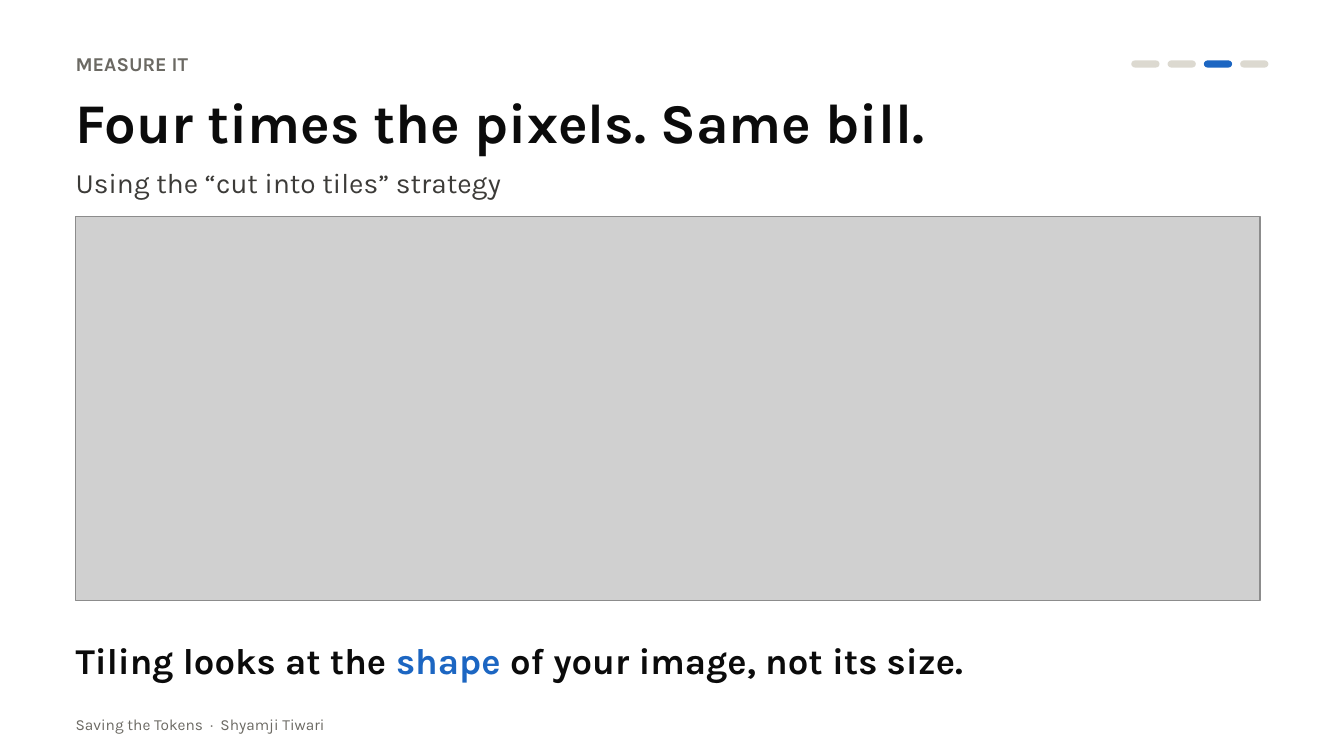
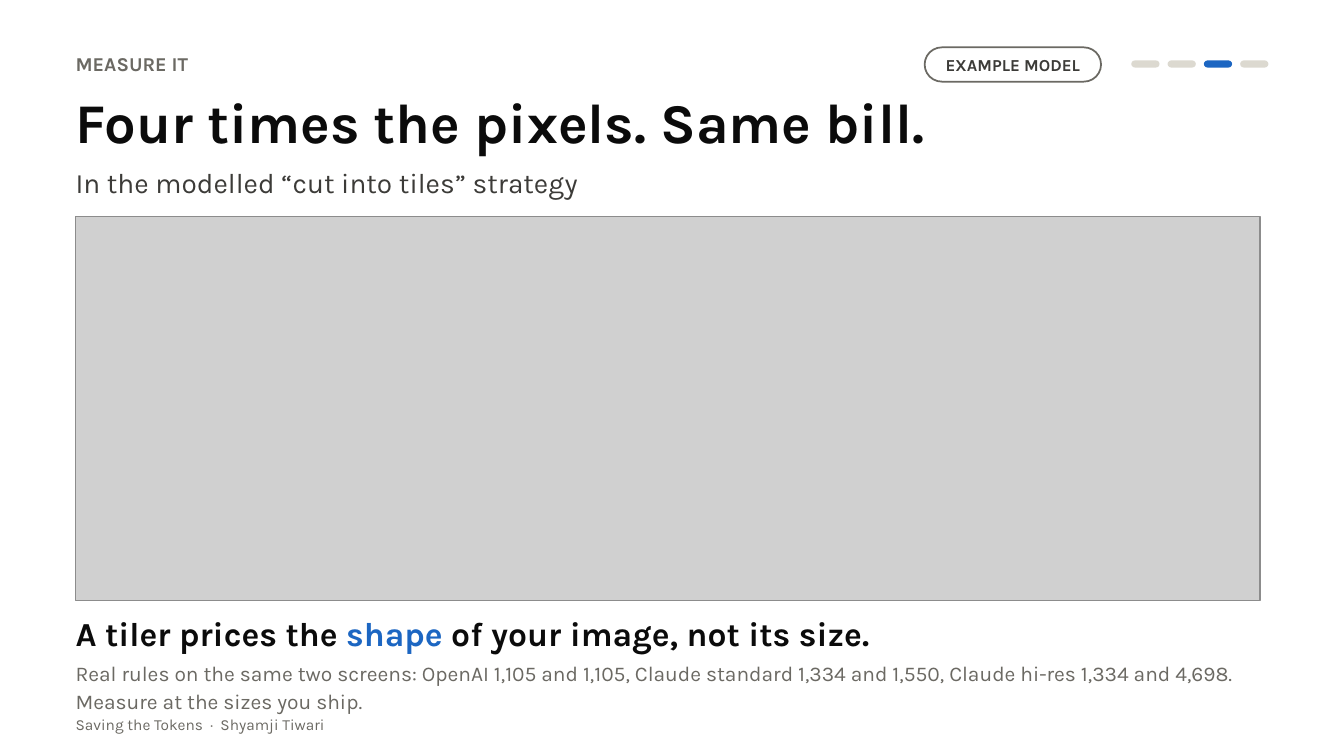
Before and after one commit to SwarnaRavali/agentic-ai-26, a slide deck: slide 11 of Saving-the-Tokens/slides/Saving_the_Tokens.pptx. Drawn at 1344x756 pixels with LibreOffice and Linux fonts; fonts in the diff are those of the drawing; grey boxes stand for pictures. Boxes give left, top, right and bottom in pixels: in the first picture for what was removed or moved away, otherwise in the second. Text is boxed around its words. In the diff, an @@ line names an element or a change of style, - is before the commit and + after.

```diff
--- a/Saving-the-Tokens/slides/Saving_the_Tokens.pptx
+++ b/Saving-the-Tokens/slides/Saving_the_Tokens.pptx
@@ rounded rectangle added at (925,47,1101,82), fill #FFFFFF, outline #6B6963 1.25 pt, 12 pt, text #3C3B38, bold @@
+EXAMPLE MODEL
@@ text at (76,173,578,200): text changed @@
-Using the “cut into tiles” strategy
+In the modelled “cut into tiles” strategy
@@ text at (76,622,1232,714): text changed; size 26 to 15 pt; text colour #0B0B0B to #6B6963; bold off @@
-Tiling looks at the shape of your image, not its size.
+A tiler prices the shape of your image, not its size.
+Real rules on the same two screens: OpenAI 1,105 and 1,105, Claude standard 1,334 and 1,550, Claude hi-res 1,334 and 4,698. Measure at the sizes you ship.
```
Also in this commit, not shown: 17 other slides changed, 11 other files.
